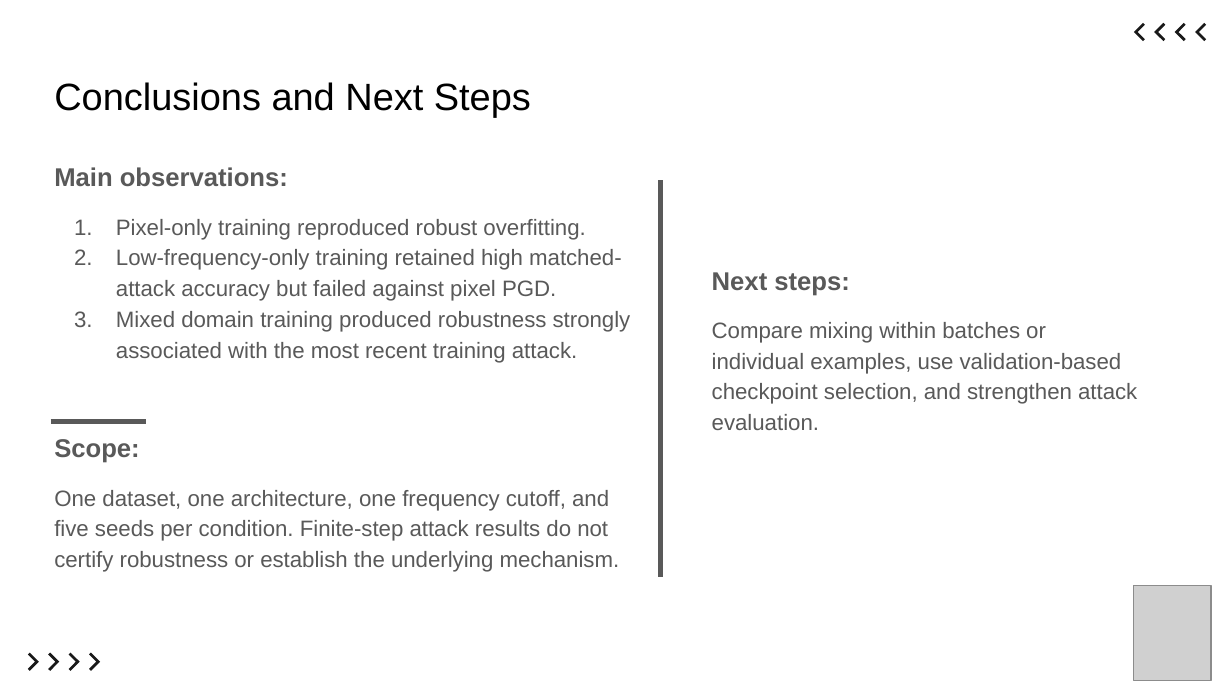
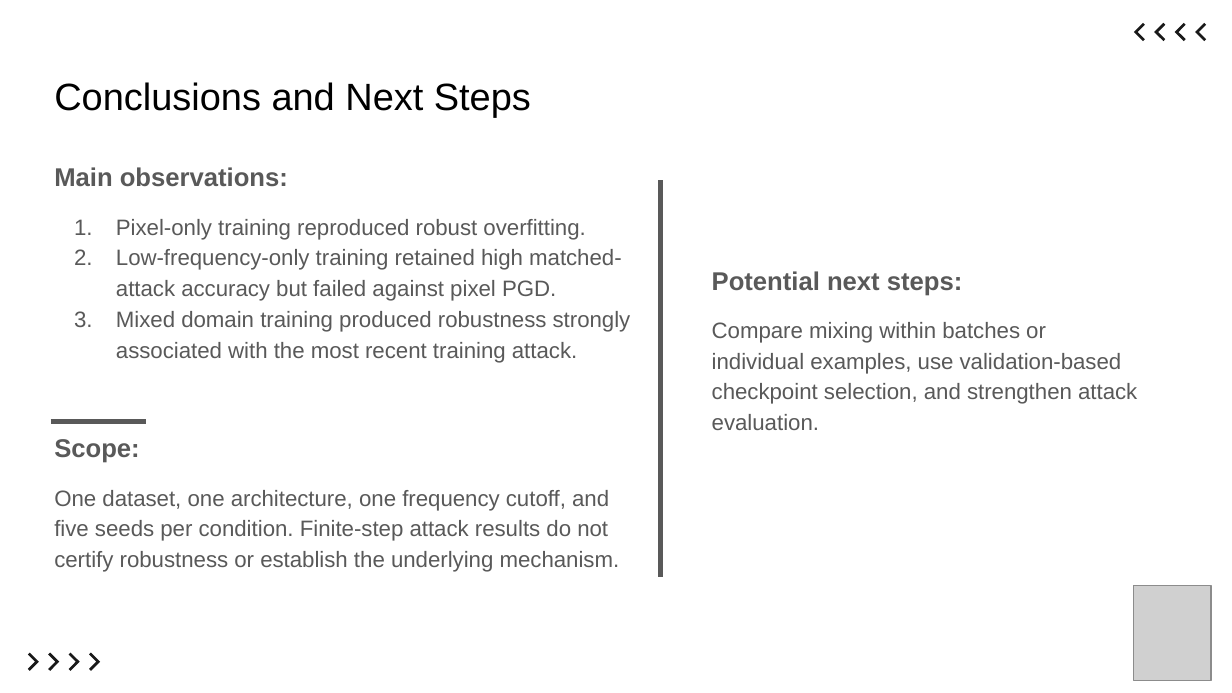
Before and after one commit to ItsKaiwenDu/Robust-Overfitting, a slide deck: slide 13 of report/slides.pptx. Drawn at 1232x693 pixels with LibreOffice and Linux fonts; fonts in the diff are those of the drawing; grey boxes stand for pictures. Boxes give left, top, right and bottom in pixels: in the first picture for what was removed or moved away, otherwise in the second. Text is boxed around its words. In the diff, an @@ line names an element or a change of style, - is before the commit and + after.

```diff
--- a/report/slides.pptx
+++ b/report/slides.pptx
@@ text at [712, 271, 963, 296]: text changed @@
-Next steps:
+Potential next steps:
```
Also in this commit, not shown: 4 other slides changed, 2 other files.
